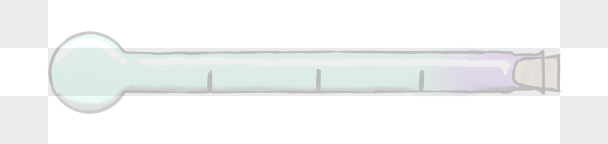
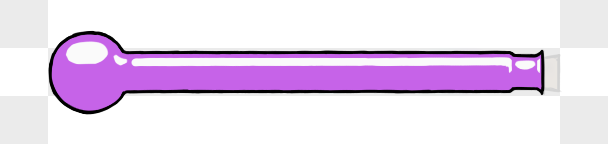
Layers edited between the first and the second (608, 144) image:
added layer "Glass Shimmer" above "Outline" over 48, 30, 562, 115
added layer "Outline" above "Liquid" over 48, 30, 562, 115
added layer "Liquid" above "Paint Layer 1" over 48, 30, 562, 115
"Sketch": opacity 20% → 10% over 48, 30, 562, 115
